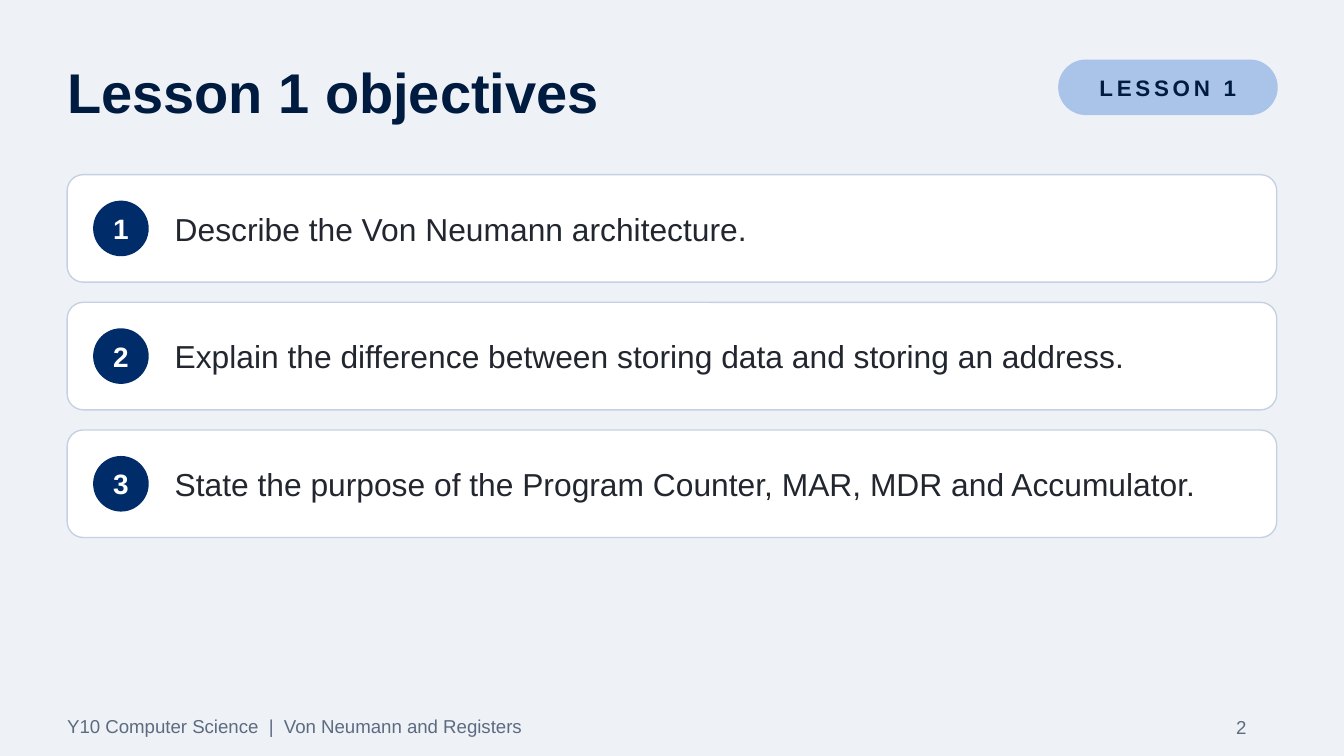
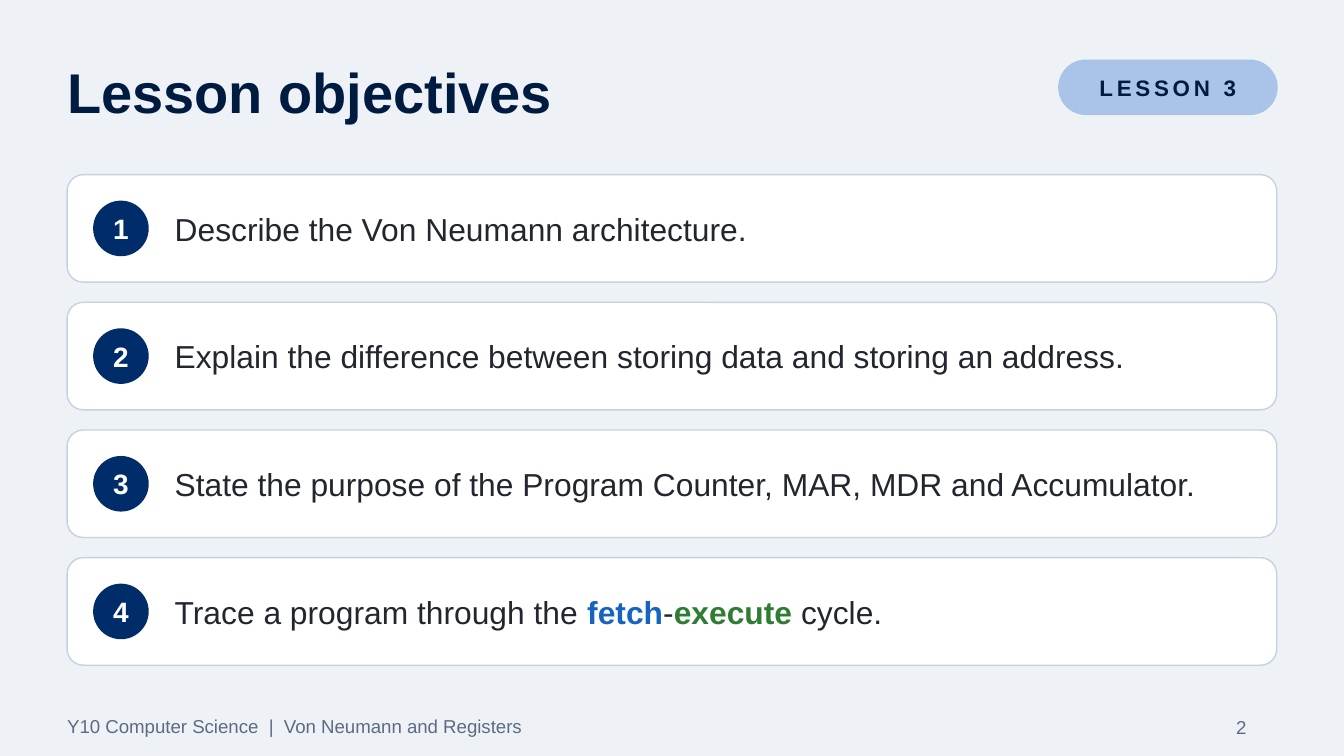
Before and after one commit to Dr-Hughes/Teaching-Materials, a slide deck: slide 2 of computer-science/gcse/y10-systems-architecture-von-neumann-and-registers/y10-von-neumann-and-registers.pptx. Drawn at 1344x756 pixels with LibreOffice and Linux fonts; fonts in the diff are those of the drawing. Boxes give left, top, right and bottom in pixels: in the first picture for what was removed or moved away, otherwise in the second. Text is boxed around its words. In the diff, an @@ line names an element or a change of style, - is before the commit and + after.

```diff
--- a/computer-science/gcse/y10-systems-architecture-von-neumann-and-registers/y10-von-neumann-and-registers.pptx
+++ b/computer-science/gcse/y10-systems-architecture-von-neumann-and-registers/y10-von-neumann-and-registers.pptx
@@ title at (67,72,553,122): text changed @@
-Lesson 1 objectives
+Lesson objectives
@@ text at (1099,80,1236,96): text changed @@
-LESSON 1
+LESSON 3
@@ rounded rectangle added at (67,558,1277,665), fill #FFFFFF, outline #C5D1E3 0.75 pt @@
@@ ellipse added at (94,585,148,638), fill #002D6A, outline #002D6A 1 pt @@
@@ text added at (113,602,129,622), 15 pt, text #FFFFFF, bold @@
+4
@@ text added at (175,601,882,629), 17 pt, text #22262E @@
+Trace a program through the fetch-execute cycle.
```
Also in this commit, not shown: 5 other slides changed, 21 slides added, 11 slides removed, 41 other files.
